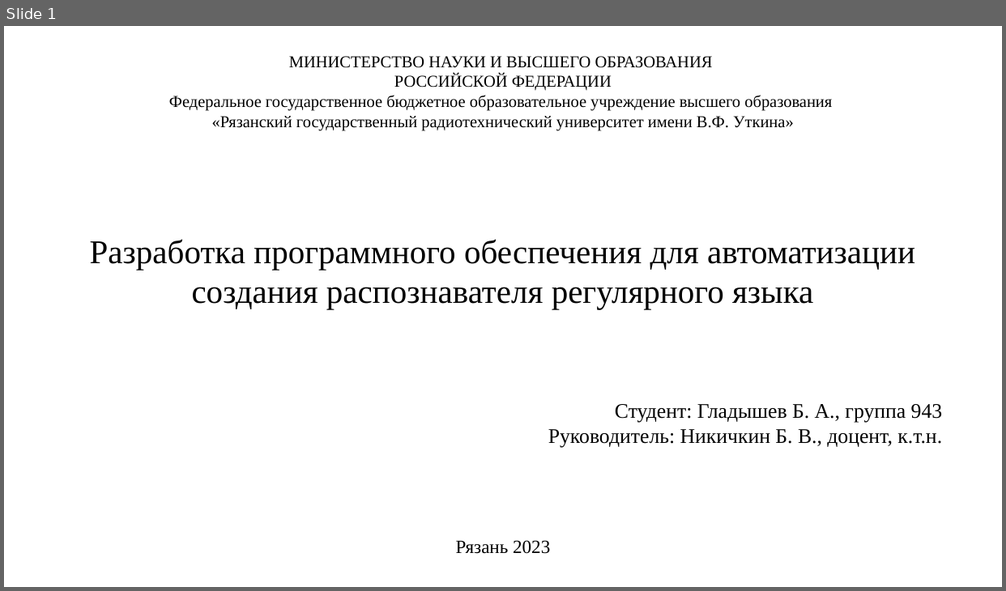
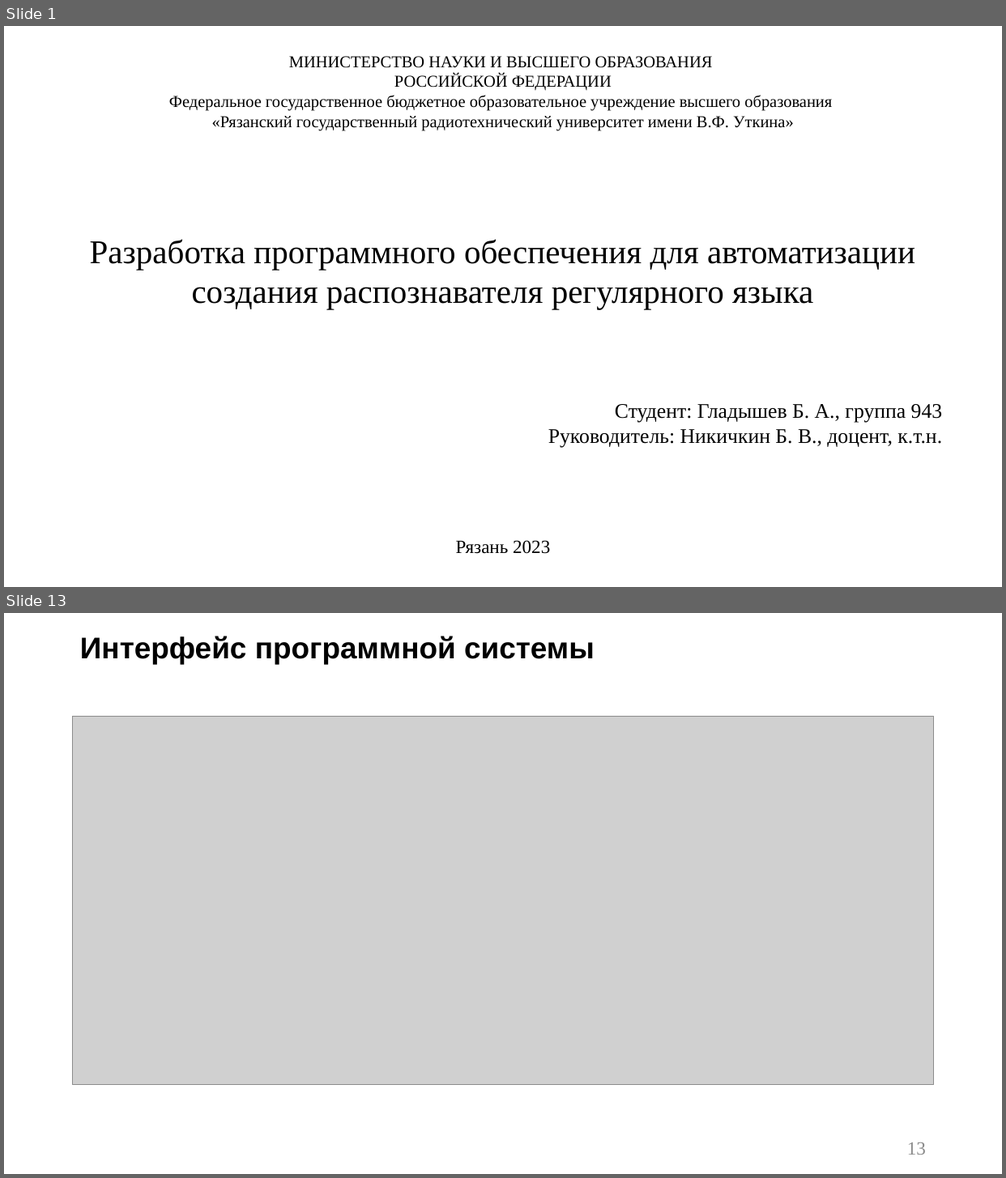
Before and after one commit to p6p62/RecognizerGenerator, a slide deck: Презентация на защиту.pptx. Shown one above the other, each under a label of ours: slide 1 before the commit, slides 1 and 13 after it; the slides between them are not shown. The pictures are 1006x591 and 1006x1178 pixels, drawn with LibreOffice and Linux fonts; fonts in the diff are those of the drawing; grey boxes stand for pictures. Boxes give left, top, right and bottom in pixels: in the first picture for what was removed or moved away, otherwise in the second. Text is boxed around its words. In the diff, an @@ line names an element or a change of style, - is before the commit and + after.

```diff
--- a/Презентация на защиту.pptx
+++ b/Презентация на защиту.pptx
@@ slide 13 added at (4, 613, 1002, 1174), background #FFFFFF @@
@@ title added at (80, 636, 594, 664), 28.8 pt, text #000000, bold @@
+Интерфейс программной системы
@@ picture added at (73, 717, 934, 1084) @@
@@ page number added at (907, 1143, 926, 1155), 18 pt, text #8C8C8C @@
+13
```
Also in this commit, not shown: 7 slides changed, 6 other slides added, 2 slides removed.
